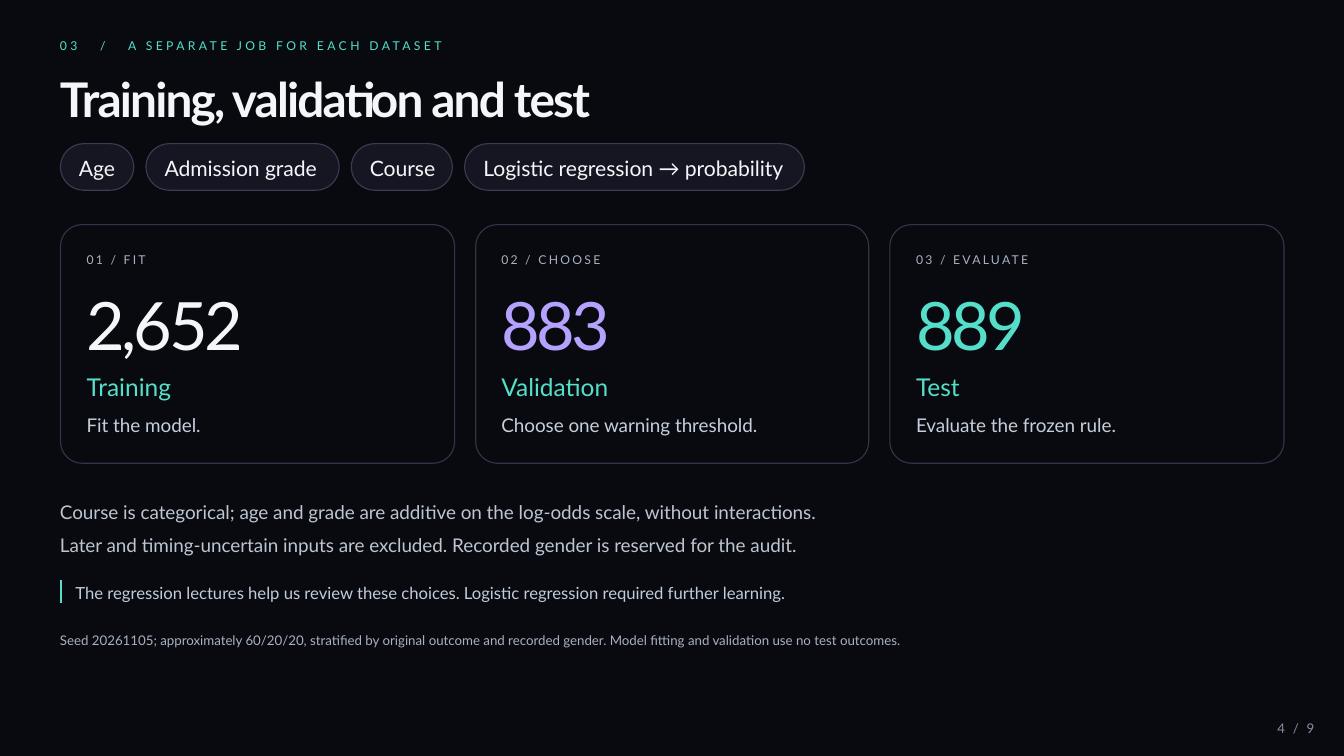
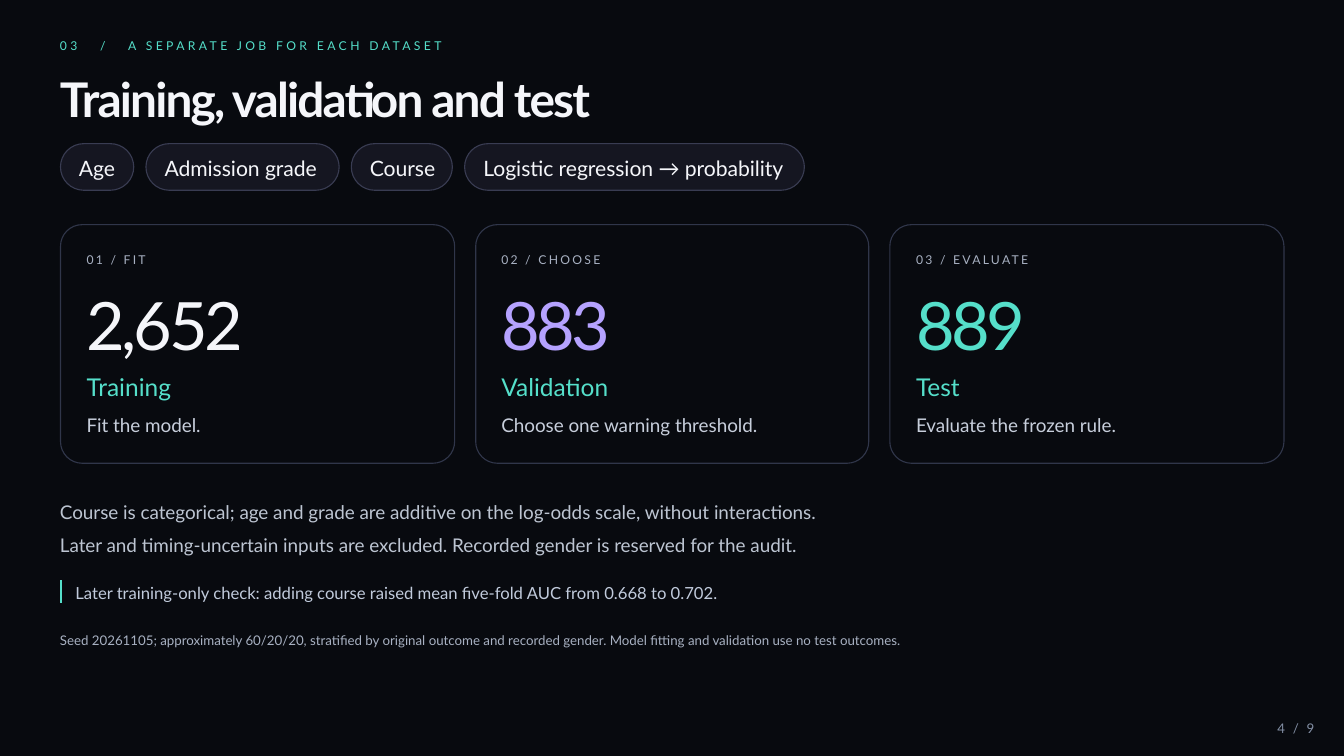
Before and after one commit to Tigershengsheng/ids-project, a slide deck: slide 4 of output/powerpoint/Student_Dropout_Presentation.pptx. Drawn at 1344x756 pixels with LibreOffice and Linux fonts; fonts in the diff are those of the drawing. Boxes give left, top, right and bottom in pixels: in the first picture for what was removed or moved away, otherwise in the second. Text is boxed around its words. In the diff, an @@ line names an element or a change of style, - is before the commit and + after.

Commit message:
Add training-only course validation and clarify bootstrap

```diff
--- a/output/powerpoint/Student_Dropout_Presentation.pptx
+++ b/output/powerpoint/Student_Dropout_Presentation.pptx
@@ text at <box>75,586,717,602</box>: text changed @@
-The regression lectures help us review these choices. Logistic regression required further learning.
+Later training-only check: adding course raised mean five-fold AUC from 0.668 to 0.702.
```
Also in this commit, not shown: 2 other slides changed, 18 other files.
